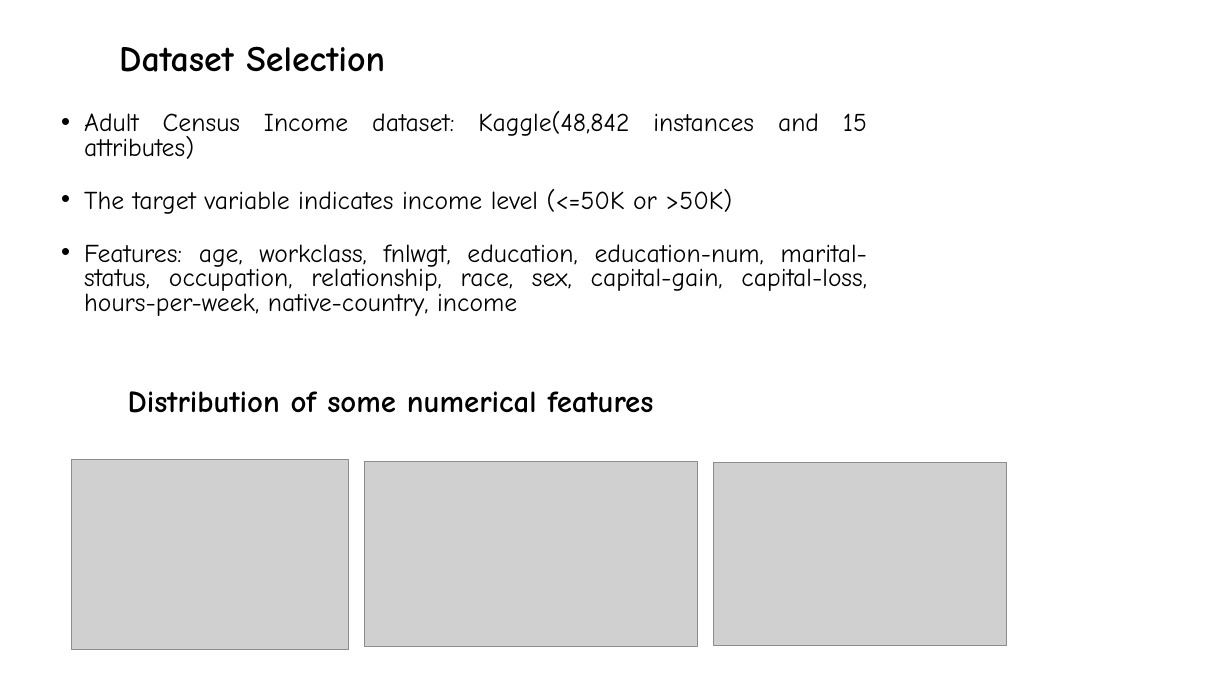
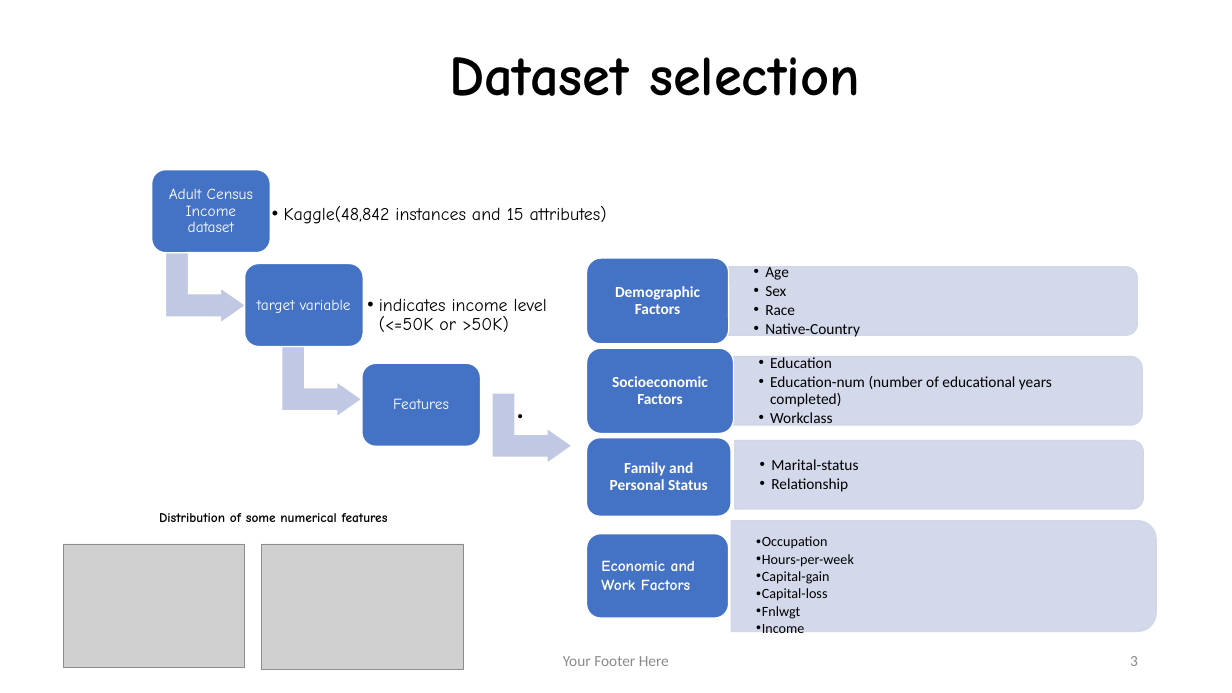
Before and after one commit to dinaomidvartehrani/Adult-Census-Income-Analysis, a slide deck: slide 3 of Presentation.pptx. Drawn at 1232x693 pixels with LibreOffice and Linux fonts; fonts in the diff are those of the drawing; grey boxes stand for pictures; background and template pictures are left out. Boxes give left, top, right and bottom in pixels: in the first picture for what was removed or moved away, otherwise in the second. Text is boxed around its words. In the diff, an @@ line names an element or a change of style, - is before the commit and + after.

```diff
--- a/Presentation.pptx
+++ b/Presentation.pptx
@@ title "Dataset selection" at (x1=449, y1=57, x2=860, y2=96): vertical alignment middle to bottom @@
@@ title at (x1=449, y1=57, x2=860, y2=96): text changed; size 28 to 44 pt @@
-Dataset Selection
+Dataset selection
@@ text removed at (x1=84, y1=111, x2=867, y2=316) @@
-• Adult Census Income dataset: Kaggle(48,842 instances and 15 attributes)
-• The target variable indicates income level (<=50K or >50K)
-• Features: age, workclass, fnlwgt, education, education-num, marital-status, occupation, relationship, race, sex, capital-gain, capital-loss, hours-per-week, native-country, income
@@ group added at (x1=152, y1=170, x2=607, y2=446): 6 texts, 3 rounded rectangles, 2 bent up arrows @@
+Adult Census Income dataset
+  • Kaggle(48,842 instances and 15 attributes)
+target variable
+  • indicates income level (<=50K or >50K)
+Features
+  • .
@@ bent up arrow added at (x1=492, y1=393, x2=573, y2=464), fill #C1C9E4, outline #FFFFFF 1 pt @@
@@ picture removed at (x1=72, y1=460, x2=349, y2=650) @@
@@ picture removed at (x1=365, y1=461, x2=698, y2=647) @@
@@ picture removed at (x1=714, y1=463, x2=1006, y2=646) @@
@@ text "Distribution of some numerical features" moved from (x1=128, y1=391, x2=654, y2=413) to (x1=159, y1=513, x2=388, y2=522) @@
@@ text "Distribution of some numerical features" at (x1=159, y1=513, x2=388, y2=522): size 24 to 10.5 pt @@
@@ group added at (x1=587, y1=258, x2=1156, y2=636): 7 texts, 4 round same rects, 4 rounded rectangles @@
+  • Age
+  • Sex
+  • Race
+  • Native-Country
+Demographic Factors
+  • Education
+  • Education-num (number of educational years completed)
+  • Workclass
+Socioeconomic Factors
+  • Marital-status
+  • Relationship
+Family and Personal Status
+  • Occupation
+  • Hours-per-week
+  • Capital-gain
+  • Capital-loss
+  • Fnlwgt
+  • Income
@@ picture added at (x1=64, y1=544, x2=244, y2=668) @@
@@ picture added at (x1=262, y1=544, x2=464, y2=670) @@
@@ text added at (x1=601, y1=560, x2=695, y2=590), 12 pt, text #FFFFFF, bold @@
+Economic and
+Work Factors
@@ text added at (x1=563, y1=656, x2=669, y2=666), 12 pt, text #8C8C8C @@
+Your Footer Here
@@ page number added at (x1=1130, y1=656, x2=1138, y2=666), 12 pt, text #8C8C8C @@
+3
@@ text added at (x1=94, y1=667, x2=123, y2=671), 12 pt, text #8C8C8C @@
+Date
```
Also in this commit, not shown: 3 other slides changed, 2 slides added.
